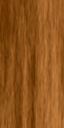
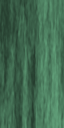
Before/after of a 64 × 128 layered artwork. What changed in the layer stack:
added layer "willow wood" above "Background" over [0, 0, 64, 128]
added layer "Background" over [0, 0, 64, 128]
